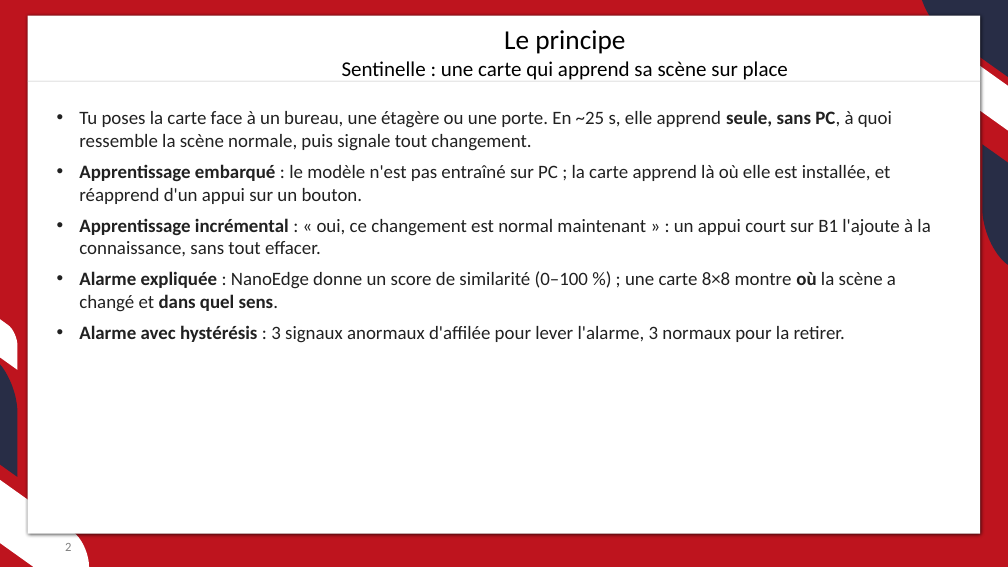
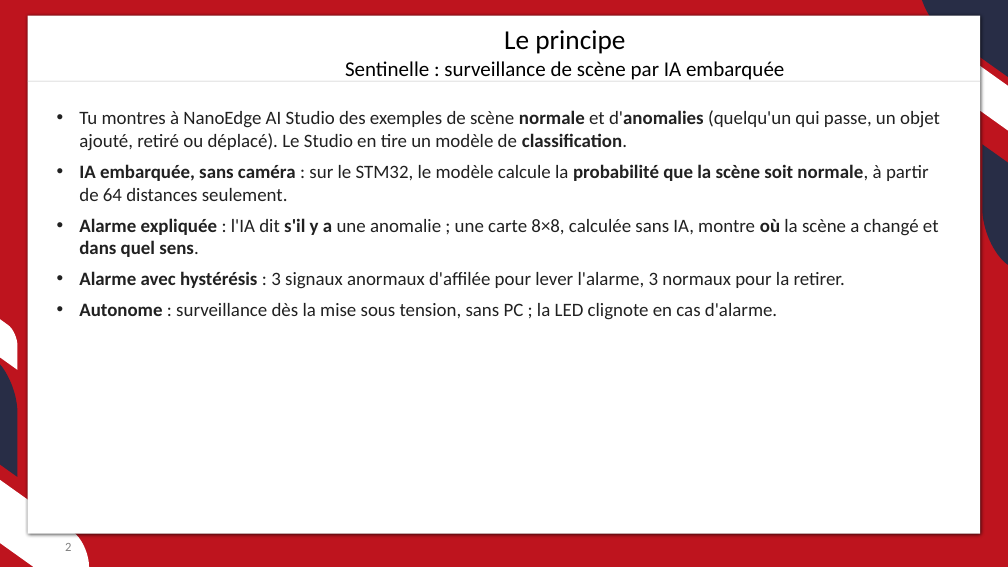
Before and after one commit to JC-Toussaint/ST_Phelma_Hackathon, a slide deck: slide 2 of sentinelle/sentinelle.pptx. Drawn at 1008x567 pixels with LibreOffice and Linux fonts; fonts in the diff are those of the drawing; background and template pictures are left out. Boxes give left, top, right and bottom in pixels: in the first picture for what was removed or moved away, otherwise in the second. Text is boxed around its words. In the diff, an @@ line names an element or a change of style, - is before the commit and + after.

```diff
--- a/sentinelle/sentinelle.pptx
+++ b/sentinelle/sentinelle.pptx
@@ text at [345,61,784,80]: text changed @@
-Sentinelle : une carte qui apprend sa scène sur place
+Sentinelle : surveillance de scène par IA embarquée
@@ text at [79,110,940,257]: text changed @@
-• Tu poses la carte face à un bureau, une étagère ou une porte. En ~25 s, elle apprend seule, sans PC, à quoi ressemble la scène normale, puis signale tout changement.
-• Apprentissage embarqué : le modèle n'est pas entraîné sur PC ; la carte apprend là où elle est installée, et réapprend d'un appui sur un bouton.
-• Apprentissage incrémental : « oui, ce changement est normal maintenant » : un appui court sur B1 l'ajoute à la connaissance, sans tout effacer.
-• Alarme expliquée : NanoEdge donne un score de similarité (0–100 %) ; une carte 8×8 montre où la scène a changé et dans quel sens.
+• Tu montres à NanoEdge AI Studio des exemples de scène normale et d'anomalies (quelqu'un qui passe, un objet ajouté, retiré ou déplacé). Le Studio en tire un modèle de classification.
+• IA embarquée, sans caméra : sur le STM32, le modèle calcule la probabilité que la scène soit normale, à partir de 64 distances seulement.
+• Alarme expliquée : l'IA dit s'il y a une anomalie ; une carte 8×8, calculée sans IA, montre où la scène a changé et dans quel sens.
@@ text at [79,303,777,320]: paragraph added @@
+• Autonome : surveillance dès la mise sous tension, sans PC ; la LED clignote en cas d'alarme.
```
Also in this commit, not shown: 20 other slides changed, 1 slide added, 1 slide removed, 8 other files.
